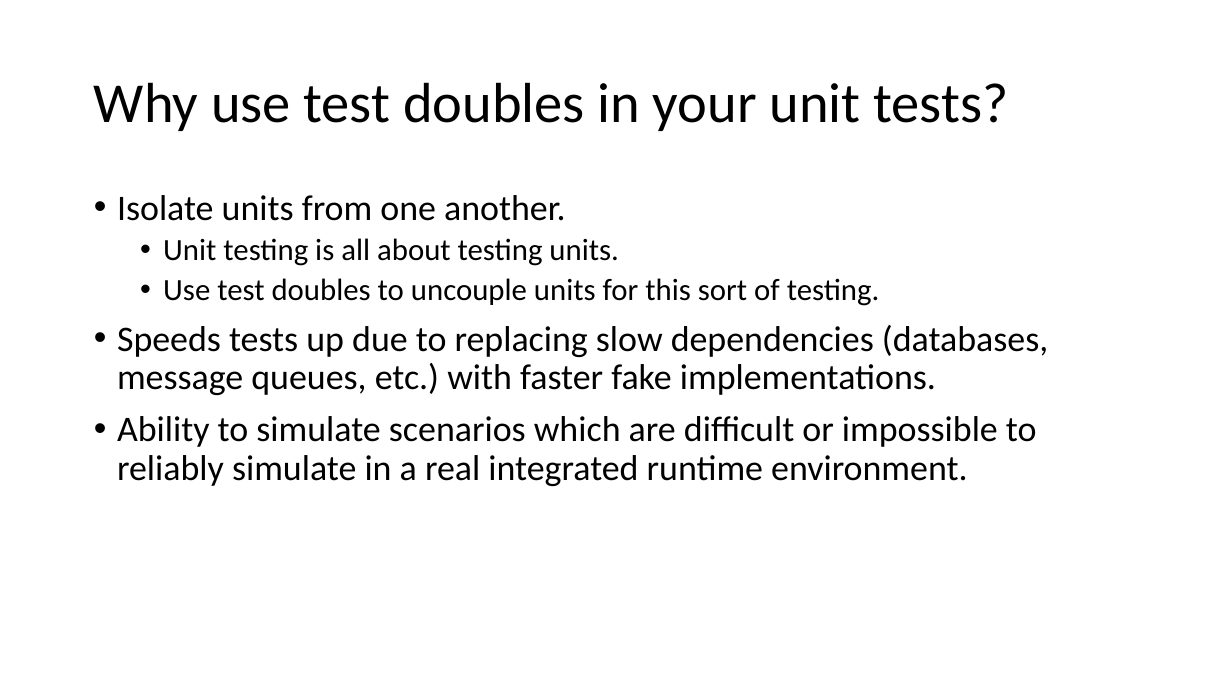
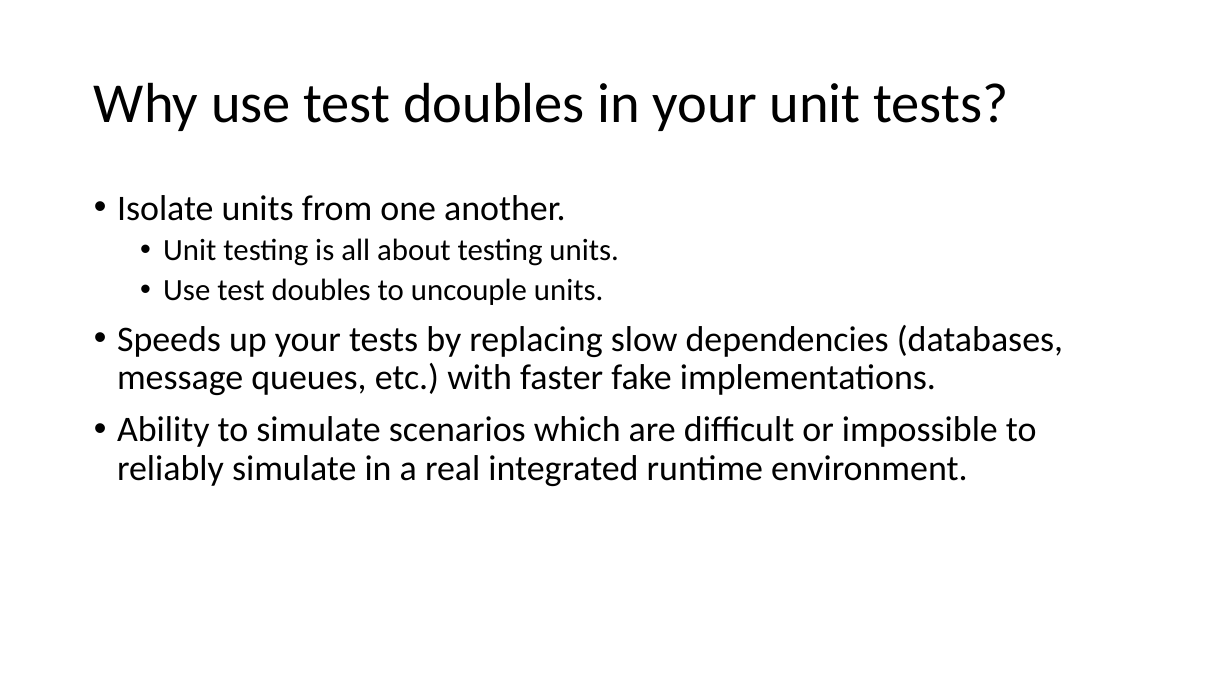
Before and after one commit to cebartling/test-driven, a slide deck: slide 3 of presentations/Test Doubles.pptx. Drawn at 1232x693 pixels with LibreOffice and Linux fonts; fonts in the diff are those of the drawing. Boxes give left, top, right and bottom in pixels: in the first picture for what was removed or moved away, otherwise in the second. Text is boxed around its words. In the diff, an @@ line names an element or a change of style, - is before the commit and + after.

Commit message:
Updates to Test Doubles presentation

```diff
--- a/presentations/Test Doubles.pptx
+++ b/presentations/Test Doubles.pptx
@@ text at bbox=[117, 278, 1063, 395]: text changed @@
-  • Use test doubles to uncouple units for this sort of testing.
-• Speeds tests up due to replacing slow dependencies (databases, message queues, etc.) with faster fake implementations.
+  • Use test doubles to uncouple units.
+• Speeds up your tests by replacing slow dependencies (databases, message queues, etc.) with faster fake implementations.
```
Also in this commit, not shown: 1 other slide changed, 3 slides added, 6 slides removed.
